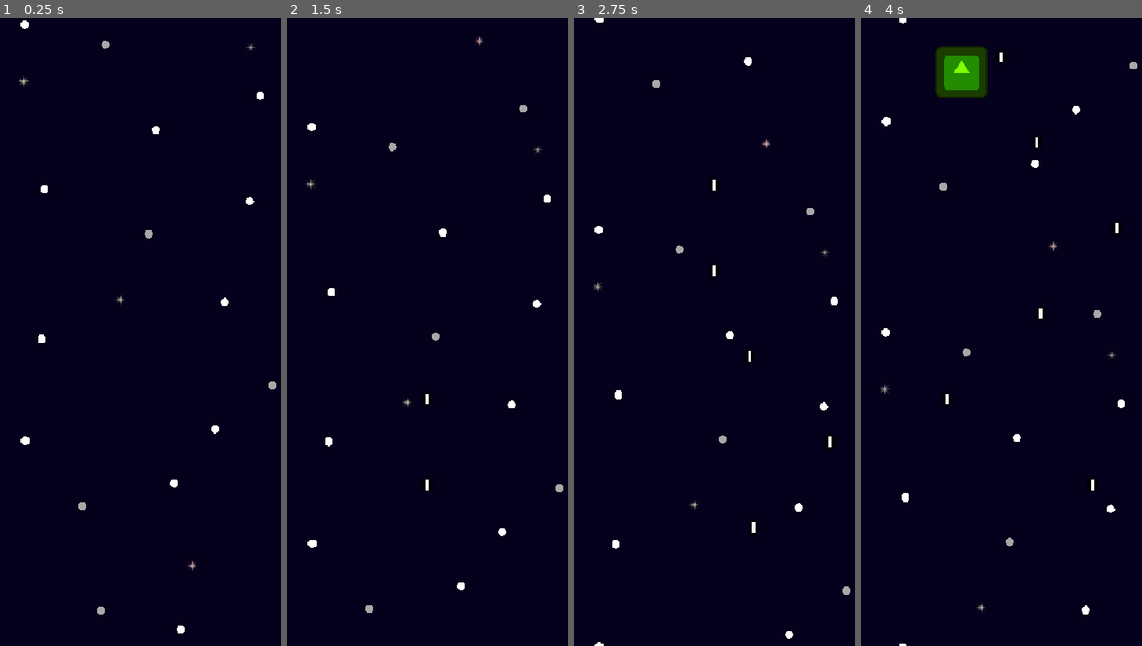
Above: before the commit, frames 1-4 (left to right).
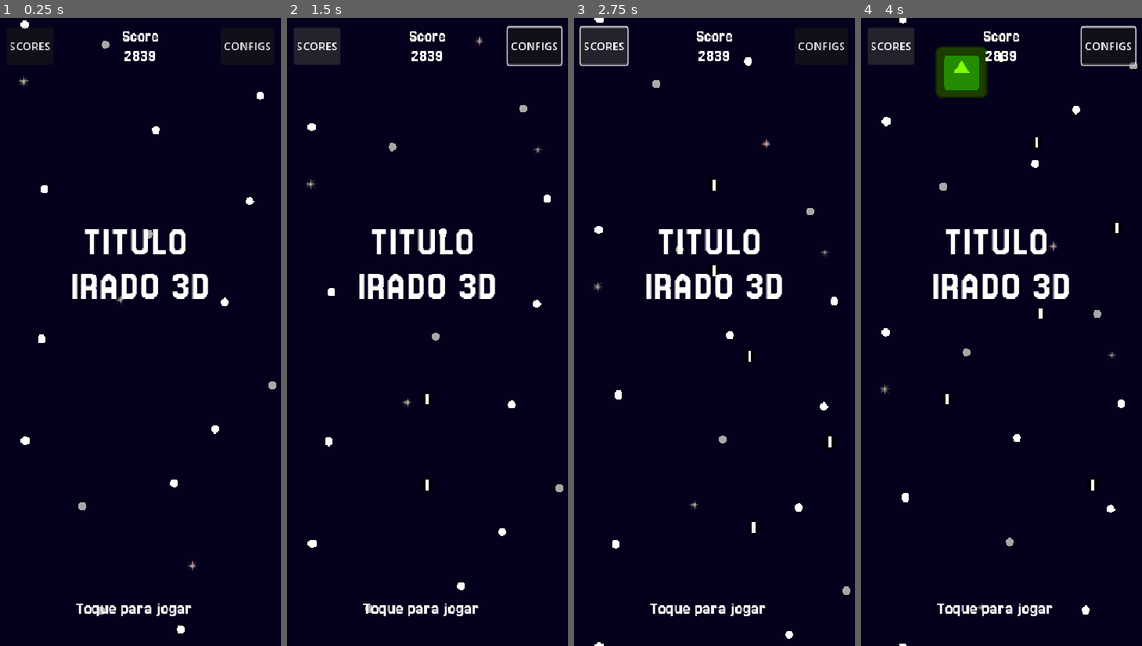
Above: after the commit, the same moments.

Repository: Juawo/space-shooter
Game: Godot game, scene res://scenes/game/main.tscn
The game is run twice, just before and just after one commit, with the same random seed, the same clock (stepped at 60 frames per second) and the same inputs. This scene is started directly instead of the project's main scene. The engine's default icon, where the game draws it, is replaced by a stand-in: a white triangle on a blue panel in a dark square.
Inputs (mouse positions are in pixels of both pictures, inside the frame that each line leads up to):
- Up to frame 1 (0.25 s): no input
- Up to frame 2 (1.5 s): click (317, 43) at 0.5 s, where only the run after the commit has a clickable "SCORES"; tap Enter at 1.25 s; hold Right (ui_right) from 1.28 s (still down)
- Up to frame 3 (2.75 s): release Right (ui_right) at 2.03 s; hold Left (ui_left) from 2.03 s (still down)
- Up to frame 4 (4 s): release Left (ui_left) at 2.78 s; hold Right (ui_right) from 2.78 s (still down)

The runs differ from the first frame. In frame 1, 2.7% of the frame differs, in the area x 3-97%, y 1-96%; in frame 2, 3.8%; in frame 3, 3.8%; in frame 4, 3.8%, in the area x 2-99%, y 1-96%.

Commit message:
Add leaderboard and registration scenes; update permissions for network access

Diff:
--- a/scenes/game/main.tscn
+++ b/scenes/game/main.tscn
@@ -8,7 +8,6 @@
 script = ExtResource("1_llaio")
 
 [node name="UI" type="CanvasLayer" parent="."]
-visible = false
 
 [node name="MainMenu" parent="UI" instance=ExtResource("2_oekm8")]
 
--- /dev/null
+++ b/scenes/ui/Leaderboard/leaderboard.tscn
@@ -0,0 +1,59 @@
+[gd_scene load_steps=4 format=3 uid="uid://c3hvl54is461g"]
+
+[ext_resource type="FontFile" uid="uid://d30hgfkq7jl3v" path="res://assets/ui/fonts/Jersey_25/Jersey25-Regular.ttf" id="1_56s4t"]
+[ext_resource type="Script" uid="uid://bsx2i8a6wuf2h" path="res://scripts/ui/Leaderboard/leaderboard.gd" id="1_eprmh"]
+[ext_resource type="PackedScene" uid="uid://b46evhfp1l253" path="res://scenes/ui/Leaderboard/leaderboard_row.tscn" id="2_rt7n8"]
+
+[node name="Leaderboard" type="Control"]
+layout_mode = 3
+anchors_preset = 15
+anchor_right = 1.0
+anchor_bottom = 1.0
+grow_horizontal = 2
+grow_vertical = 2
+script = ExtResource("1_eprmh")
+
+[node name="MarginContainer" type="MarginContainer" parent="."]
+layout_mode = 1
+anchors_preset = 15
+anchor_right = 1.0
+anchor_bottom = 1.0
+grow_horizontal = 2
+grow_vertical = 2
+theme_override_constants/margin_left = 20
+theme_override_constants/margin_top = 20
+theme_override_constants/margin_right = 20
+theme_override_constants/margin_bottom = 20
+metadata/_edit_use_anchors_ = true
+
+[node name="VBoxContainer" type="VBoxContainer" parent="MarginContainer"]
+layout_mode = 2
+theme_override_constants/separation = 40
+
+[node name="HBoxContainer" type="HBoxContainer" parent="MarginContainer/VBoxContainer"]
+layout_mode = 2
+theme_override_constants/separation = 50
+
+[node name="Button" type="Button" parent="MarginContainer/VBoxContainer/HBoxContainer"]
+layout_mode = 2
+size_flags_horizontal = 0
+text = "VOLTA"
+
+[node name="Label" type="Label" parent="MarginContainer/VBoxContainer/HBoxContainer"]
+layout_mode = 2
+theme_override_fonts/font = ExtResource("1_56s4t")
+theme_override_font_sizes/font_size = 40
+text = "Leaderboard"
+horizontal_alignment = 1
+
+[node name="ScrollContainer" type="ScrollContainer" parent="MarginContainer/VBoxContainer"]
+layout_mode = 2
+size_flags_vertical = 3
+
+[node name="VBoxContainer" type="VBoxContainer" parent="MarginContainer/VBoxContainer/ScrollContainer"]
+layout_mode = 2
+size_flags_horizontal = 3
+size_flags_vertical = 3
+
+[node name="LeaderboardRow" parent="MarginContainer/VBoxContainer/ScrollContainer/VBoxContainer" instance=ExtResource("2_rt7n8")]
+layout_mode = 2
--- /dev/null
+++ b/scenes/ui/Leaderboard/leaderboard_row.tscn
@@ -0,0 +1,55 @@
+[gd_scene load_steps=2 format=3 uid="uid://b46evhfp1l253"]
+
+[ext_resource type="Script" uid="uid://drixw8vn2r37j" path="res://scripts/ui/Leaderboard/leaderboard_row.gd" id="1_2i4rx"]
+
+[node name="LeaderboardRow" type="Control"]
+custom_minimum_size = Vector2(250, 45)
+layout_mode = 3
+anchors_preset = 14
+anchor_top = 0.5
+anchor_right = 1.0
+anchor_bottom = 0.5
+grow_horizontal = 2
+grow_vertical = 2
+script = ExtResource("1_2i4rx")
+
+[node name="Panel" type="Panel" parent="."]
+layout_mode = 1
+anchors_preset = 15
+anchor_right = 1.0
+anchor_bottom = 1.0
+grow_horizontal = 2
+grow_vertical = 2
+
+[node name="MarginContainer" type="MarginContainer" parent="."]
+layout_mode = 1
+anchors_preset = 15
+anchor_right = 1.0
+anchor_bottom = 1.0
+offset_left = -4.5
+offset_right = 4.5
+grow_horizontal = 2
+grow_vertical = 2
+theme_override_constants/margin_left = 10
+theme_override_constants/margin_top = 10
+theme_override_constants/margin_right = 10
+theme_override_constants/margin_bottom = 10
+
+[node name="HBoxContainer" type="HBoxContainer" parent="MarginContainer"]
+layout_mode = 2
+theme_override_constants/separation = 60
+
+[node name="position" type="Label" parent="MarginContainer/HBoxContainer"]
+layout_mode = 2
+size_flags_horizontal = 0
+text = "1st"
+
+[node name="name" type="Label" parent="MarginContainer/HBoxContainer"]
+layout_mode = 2
+size_flags_horizontal = 6
+text = "RAFAEL"
+
+[node name="score" type="Label" parent="MarginContainer/HBoxContainer"]
+layout_mode = 2
+size_flags_horizontal = 8
+text = "3200"
--- a/scripts/game/gameWorld/game_world.gd
+++ b/scripts/game/gameWorld/game_world.gd
@@ -1,3 +1 @@
 extends Node2D
-
-@onready var player: CharacterBody2D = $Player
--- a/scripts/game/main/main.gd
+++ b/scripts/game/main/main.gd
@@ -32,6 +32,7 @@
 		GameStates.GAME_OVER :
 			print("Game state changed to Game Over")
 
+
 # Apenas para testar troca de estado
 #var states = [GameStates.MAIN_MENU, GameStates.PAUSED, GameStates.GAME,GameStates.GAME_OVER]
 #var i = 0
--- /dev/null
+++ b/scripts/ui/Leaderboard/leaderboard.gd
@@ -0,0 +1,13 @@
+extends Control
+
+@onready var v_box_container: VBoxContainer = $MarginContainer/VBoxContainer/ScrollContainer/VBoxContainer
+var row_scene := preload("res://scenes/ui/Leaderboard/leaderboard_row.tscn")
+
+func _ready() -> void:
+	ApiManager.highscores_received.connect(populate_leaderboard)
+
+func populate_leaderboard(data : Dictionary):
+	for player in data:
+		var new_scene = row_scene.instantiate()
+
+		v_box_container.add_child(new_scene)
--- /dev/null
+++ b/scripts/ui/Leaderboard/leaderboard_row.gd
@@ -0,0 +1 @@
+extends Control
Not shown, changed: export_presets.cfg
Not shown, added: scripts/ui/Leaderboard/leaderboard.gd.uid
Not shown, added: scripts/ui/Leaderboard/leaderboard_row.gd.uid
